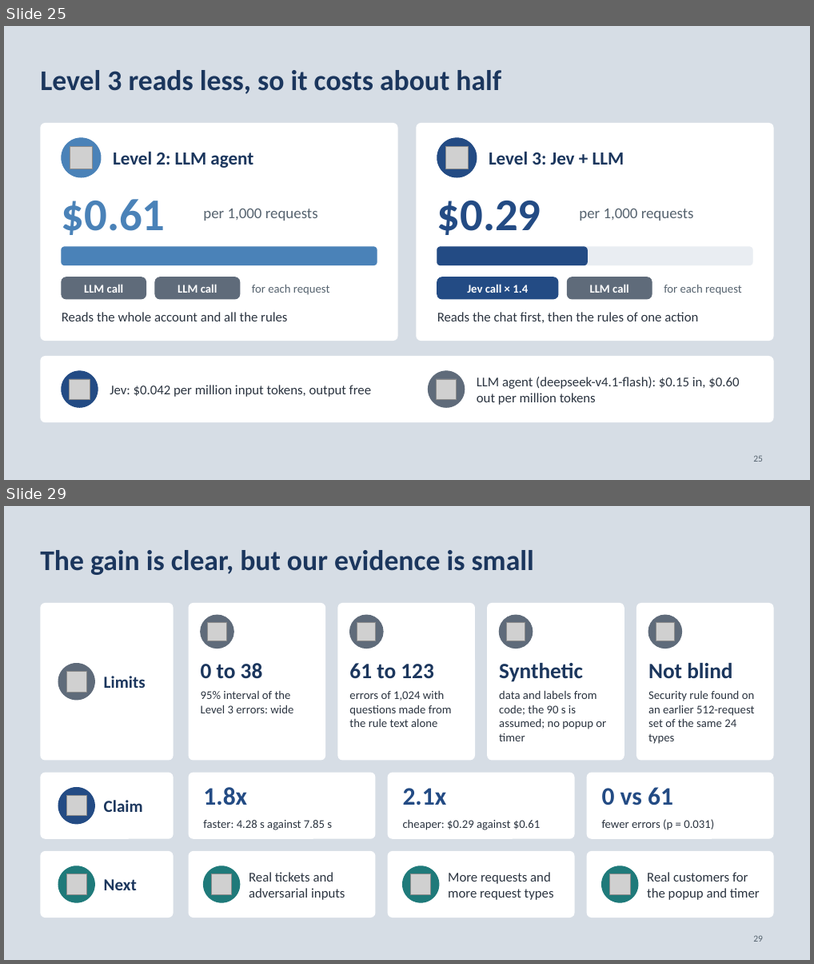
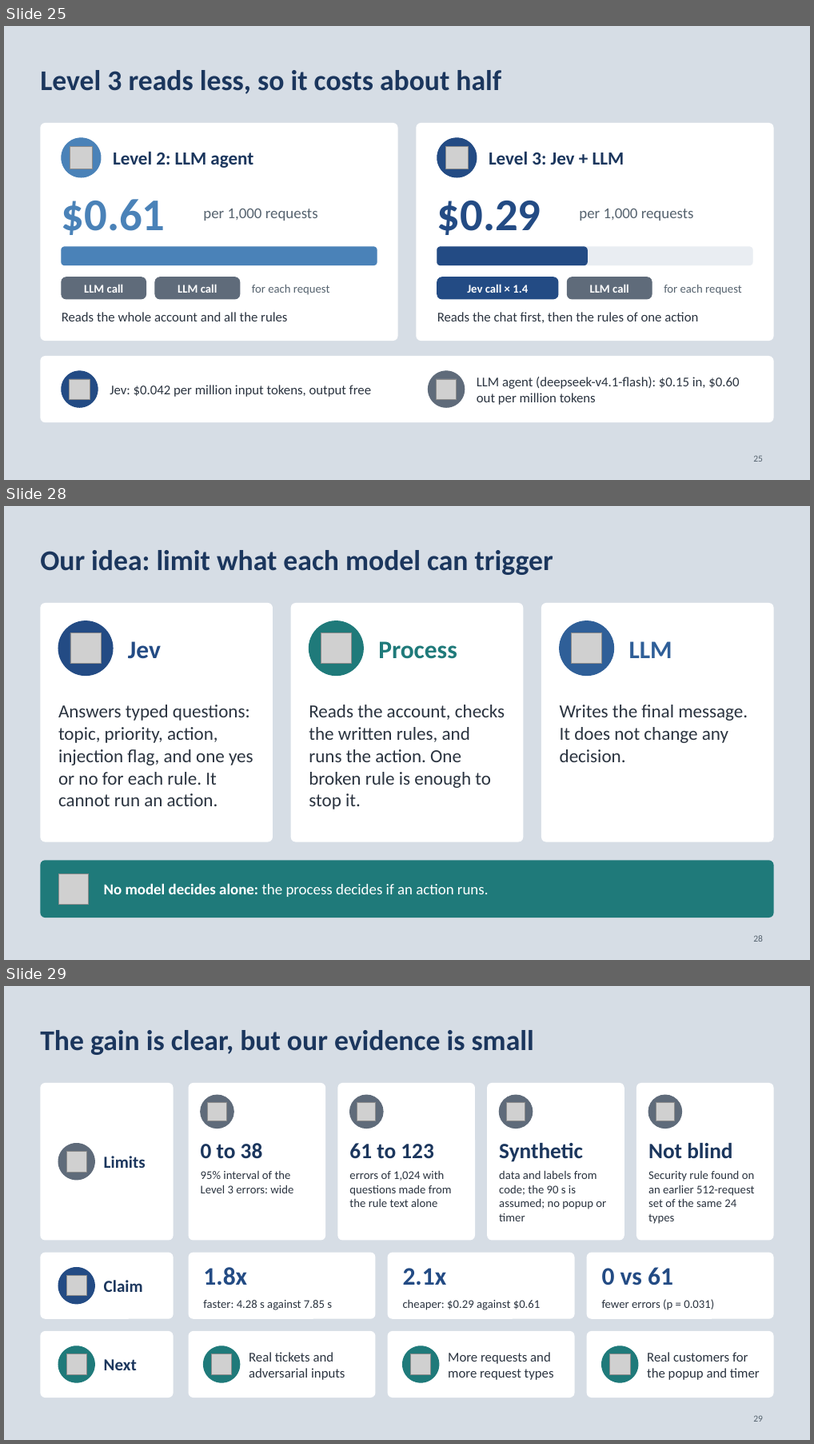
Before and after one commit to neilonthesky/english-presentation, a slide deck: slides/deck.pptx. Shown one above the other, each under a label of ours: slides 25 and 29 before the commit, slides 25, 28 and 29 after it; the slides between them are not shown. The pictures are 814x964 and 814x1444 pixels, drawn with LibreOffice and Linux fonts; fonts in the diff are those of the drawing; grey boxes stand for pictures. Boxes give left, top, right and bottom in pixels: in the first picture for what was removed or moved away, otherwise in the second. Text is boxed around its words. In the diff, an @@ line names an element or a change of style, - is before the commit and + after.

```diff
--- a/slides/deck.pptx
+++ b/slides/deck.pptx
@@ slide 28 added at bbox=[4, 506, 810, 960], background #D6DDE5 @@
@@ text added at bbox=[40, 550, 554, 575], 34 pt, text #1B365D, bold @@
+Our idea: limit what each model can trigger
@@ rounded rectangle added at bbox=[40, 603, 273, 842], fill #FFFFFF @@
@@ ellipse added at bbox=[58, 621, 113, 676], fill #234B84, outline #234B84 1 pt @@
@@ rounded rectangle added at bbox=[290, 603, 523, 842], fill #FFFFFF @@
@@ ellipse added at bbox=[309, 621, 363, 676], fill #1F7A7A, outline #1F7A7A 1 pt @@
@@ rounded rectangle added at bbox=[542, 603, 774, 842], fill #FFFFFF @@
@@ ellipse added at bbox=[560, 621, 614, 676], fill #2F5F98, outline #2F5F98 1 pt @@
@@ picture added at bbox=[70, 633, 101, 664] @@
@@ text added at bbox=[128, 641, 161, 659], 30 pt, text #234B84, bold @@
+Jev
@@ picture added at bbox=[321, 633, 351, 664] @@
@@ text added at bbox=[378, 641, 458, 659], 30 pt, text #1F7A7A, bold @@
+Process
@@ picture added at bbox=[572, 633, 602, 664] @@
@@ text added at bbox=[630, 641, 673, 658], 30 pt, text #2F5F98, bold @@
+LLM
@@ text added at bbox=[58, 704, 254, 806], 22 pt, text #2B3440 @@
+Answers typed questions: topic, priority, action, injection flag, and one yes or no for each rule. It cannot run an action.
@@ text added at bbox=[309, 704, 505, 809], 22 pt, text #2B3440 @@
+Reads the account, checks the written rules, and runs the action. One broken rule is enough to stop it.
@@ text added at bbox=[560, 704, 748, 762], 22 pt, text #2B3440 @@
+Writes the final message. It does not change any decision.
@@ rounded rectangle added at bbox=[40, 860, 774, 917], fill #1F7A7A @@
@@ picture added at bbox=[58, 874, 89, 904] @@
@@ text added at bbox=[104, 883, 489, 896], 18 pt, text #FFFFFF @@
+No model decides alone: the process decides if an action runs.
@@ page number added at bbox=[754, 935, 763, 941], 11 pt, text #56636F @@
+28
```
Also in this commit, not shown: 2 slides changed, 1 other slide added, 2 slides removed, 7 other files.
